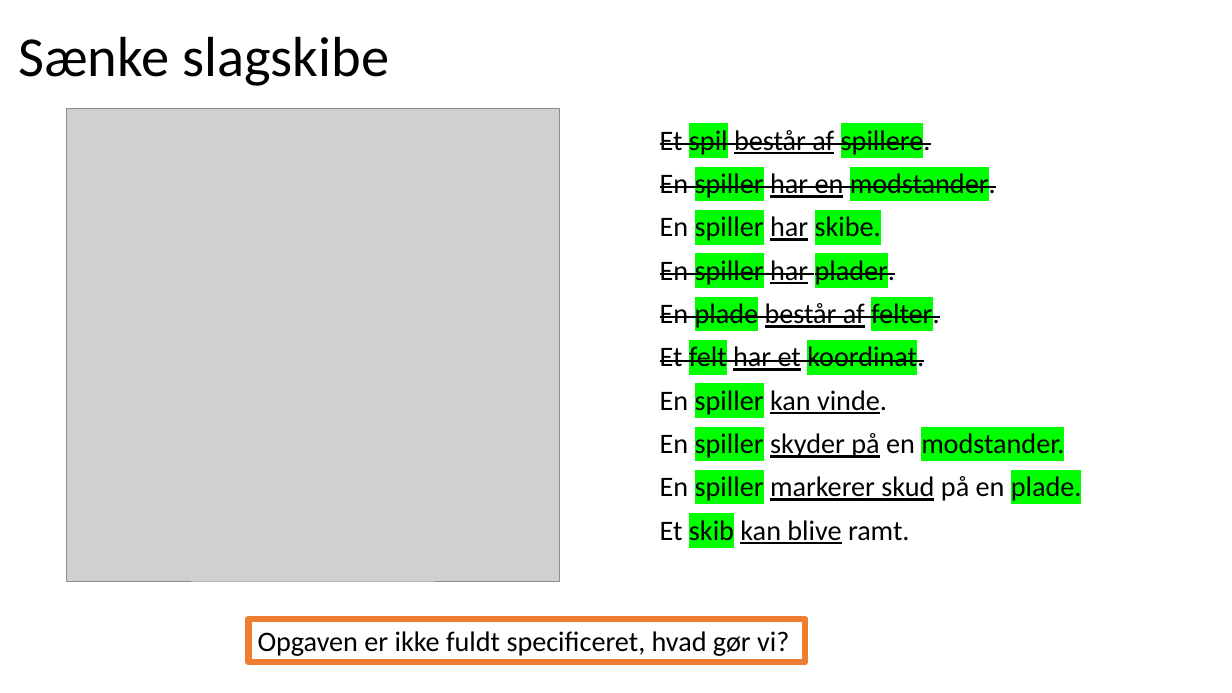
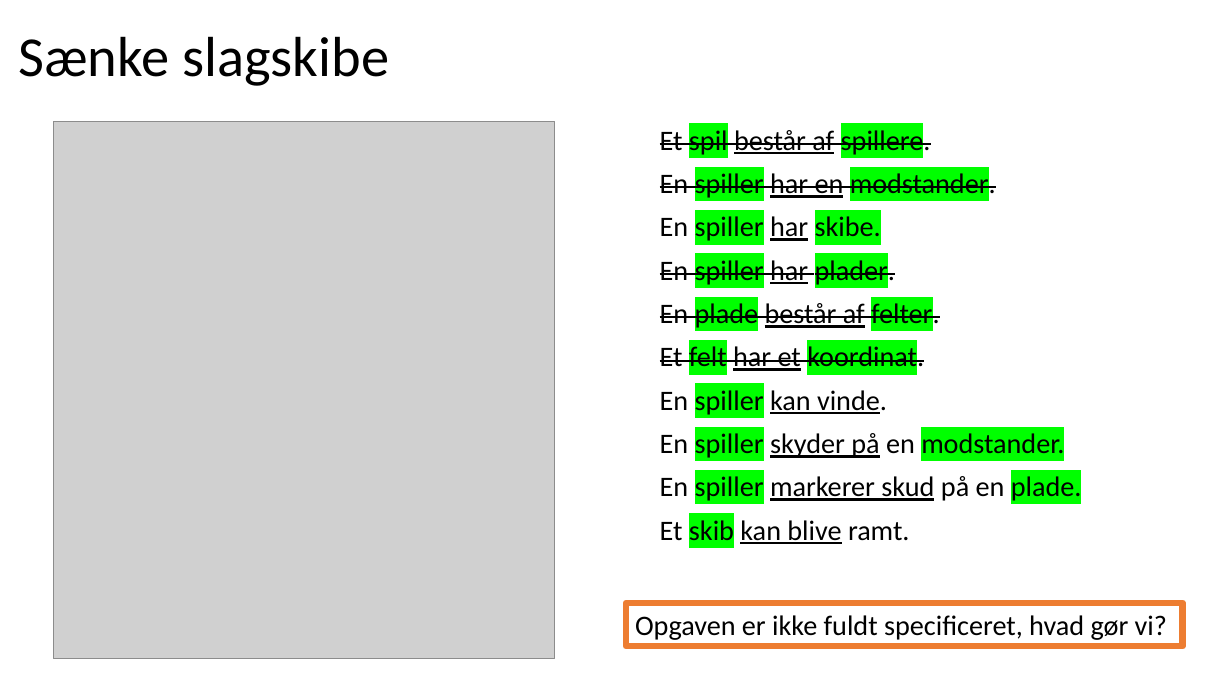
Before and after one commit to fisterloegsovs/pop22, a slide deck: slide 13 of lectures/13.1-3/lecture13.1.pptx. Drawn at 1232x693 pixels with LibreOffice and Linux fonts; fonts in the diff are those of the drawing; grey boxes stand for pictures. Boxes give left, top, right and bottom in pixels: in the first picture for what was removed or moved away, otherwise in the second. Text is boxed around its words. In the diff, an @@ line names an element or a change of style, - is before the commit and + after.

```diff
--- a/lectures/13.1-3/lecture13.1.pptx
+++ b/lectures/13.1-3/lecture13.1.pptx
@@ picture: place and size @@
-picture at (67, 109, 559, 581)
+picture at (54, 121, 555, 659)
@@ rectangle "Opgaven er ikke fuldt specificeret, ...": place and size @@
-rectangle "Opgaven er ikke fuldt specificeret, ..." at (249, 619, 805, 663)
+rectangle "Opgaven er ikke fuldt specificeret, ..." at (627, 603, 1183, 646)
```
Also in this commit, not shown: 5 other slides changed, 2 slides added, 8 other files.
